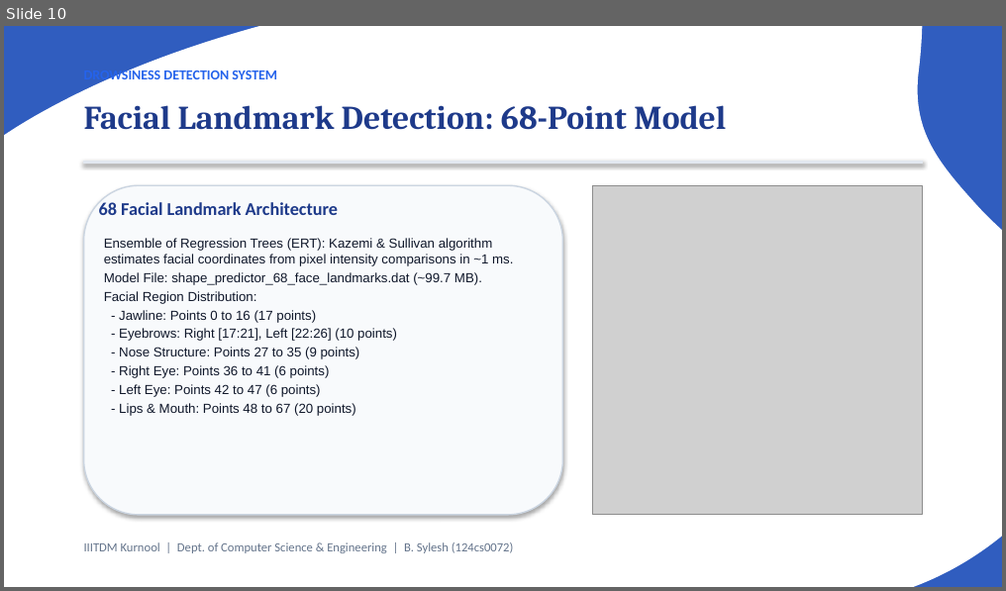
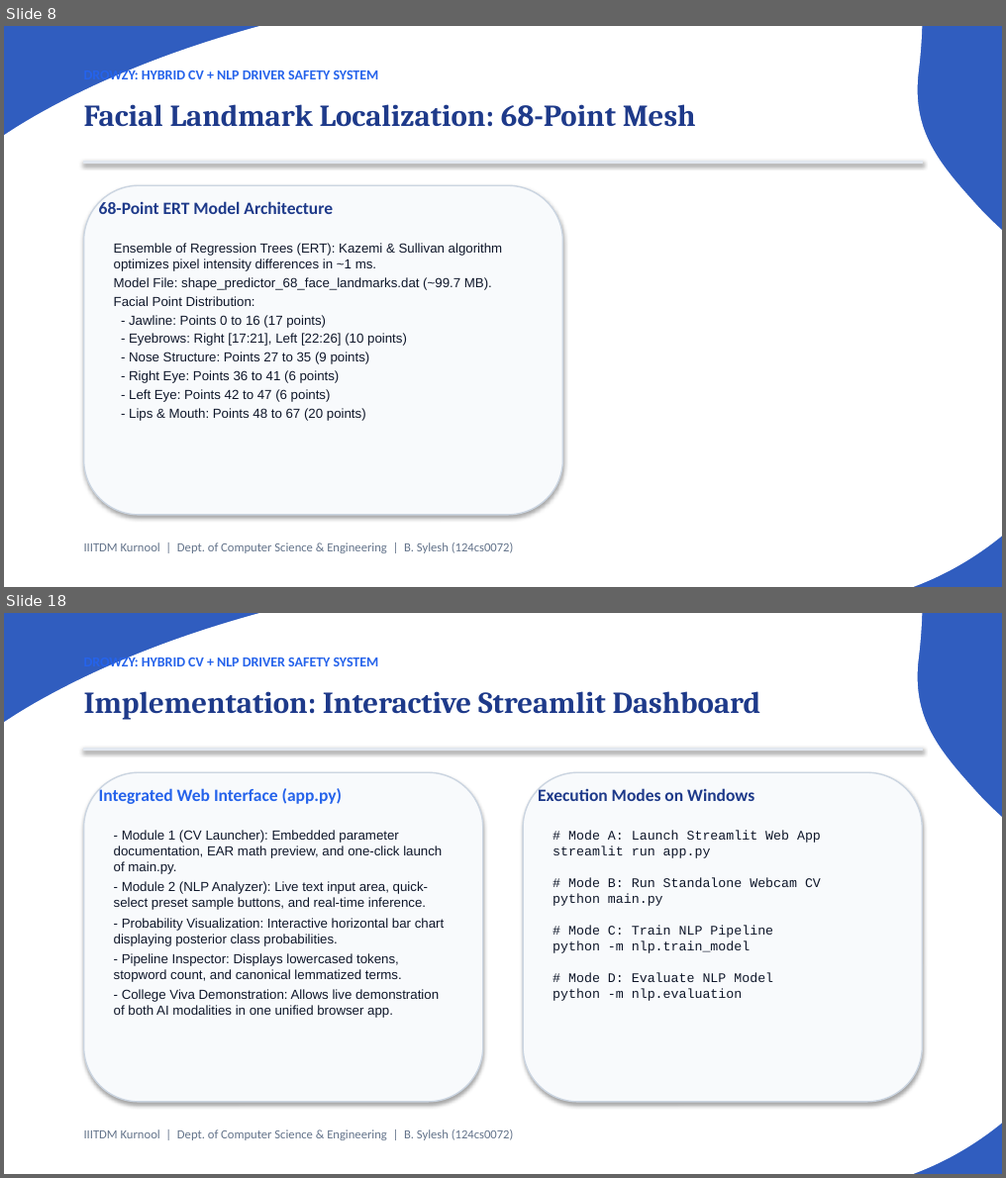
Before and after one commit to iotaaw/Drozy, a slide deck: Drowsiness_Detection_Presentation.pptx. Shown one above the other, each under a label of ours: slide 10 before the commit, slides 8 and 18 after it; the slides between them are not shown. The pictures are 1006x591 and 1006x1178 pixels, drawn with LibreOffice and Linux fonts; fonts in the diff are those of the drawing; grey boxes stand for pictures. Boxes give left, top, right and bottom in pixels: in the first picture for what was removed or moved away, otherwise in the second. Text is boxed around its words. In the diff, an @@ line names an element or a change of style, - is before the commit and + after.

Commit message:
Add Drowzy NLP driver safety project

```diff
--- a/Drowsiness_Detection_Presentation.pptx
+++ b/Drowsiness_Detection_Presentation.pptx
@@ slide 18 added at <box>4,613,1002,1174</box>, background #305DBF; not listed: 1 template element that a slide beside it also shows @@
@@ text added at <box>84,655,379,670</box>, 10 pt, text #2563EB, bold @@
+DROWZY: HYBRID CV + NLP DRIVER SAFETY SYSTEM
@@ text added at <box>84,691,761,720</box>, 22 pt, text #1E3A8A, bold @@
+Implementation: Interactive Streamlit Dashboard
@@ rectangle added at <box>84,748,922,751</box>, fill #E2E8F0, outline #E2E8F0 0.75 pt @@
@@ rounded rectangle added at <box>84,772,483,1102</box>, fill #F8FAFC, outline #CBD5E1 1 pt @@
@@ text added at <box>99,787,342,804</box>, 12.5 pt, text #2563EB, bold @@
+Integrated Web Interface (app.py)
@@ rounded rectangle added at <box>523,772,922,1102</box>, fill #F8FAFC, outline #CBD5E1 1 pt @@
@@ text added at <box>538,787,754,801</box>, 12.5 pt, text #1E3A8A, bold @@
+Execution Modes on Windows
@@ text added at <box>114,830,444,1018</box>, 9.5 pt, text #0F172A @@
+- Module 1 (CV Launcher): Embedded parameter documentation, EAR math preview, and one-click launch of main.py.
+- Module 2 (NLP Analyzer): Live text input area, quick-select preset sample buttons, and real-time inference.
+- Probability Visualization: Interactive horizontal bar chart displaying posterior class probabilities.
+- Pipeline Inspector: Displays lowercased tokens, stopword count, and canonical lemmatized terms.
+- College Viva Demonstration: Allows live demonstration of both AI modalities in one unified browser app.
@@ text added at <box>552,831,821,1001</box>, 9.5 pt, text #0F172A @@
+# Mode A: Launch Streamlit Web App
+streamlit run app.py
+# Mode B: Run Standalone Webcam CV
+python main.py
+# Mode C: Train NLP Pipeline
+python -m nlp.train_model
+# Mode D: Evaluate NLP Model
+python -m nlp.evaluation
@@ text added at <box>84,1130,514,1141</box>, 9 pt, text #64748B @@
+IIITDM Kurnool | Dept. of Computer Science & Engineering | B. Sylesh (124cs0072)
@@ what was slide 10 is now slide 8 @@
@@ slide 8 changed as well @@
@@ text at <box>84,68,379,83</box>: text changed @@
-DROWSINESS DETECTION SYSTEM
+DROWZY: HYBRID CV + NLP DRIVER SAFETY SYSTEM
@@ text at <box>84,104,696,127</box>: text changed; size 24 to 22 pt @@
-Facial Landmark Detection: 68-Point Model
+Facial Landmark Localization: 68-Point Mesh
@@ text at <box>99,200,333,214</box>: text changed; size 13 to 12.5 pt @@
-68 Facial Landmark Architecture
+68-Point ERT Model Architecture
@@ picture removed at <box>593,185,922,515</box> @@
@@ text at <box>114,243,503,272</box>: text changed @@
-Ensemble of Regression Trees (ERT): Kazemi & Sullivan algorithm estimates facial coordinates from pixel intensity comparisons in ~1 ms.
+Ensemble of Regression Trees (ERT): Kazemi & Sullivan algorithm optimizes pixel intensity differences in ~1 ms.
@@ text at <box>114,296,255,306</box>: text changed @@
-Facial Region Distribution:
+Facial Point Distribution:
```
Also in this commit, not shown: 9 other slides changed, 12 other slides added, 8 slides removed, 23 other files.
